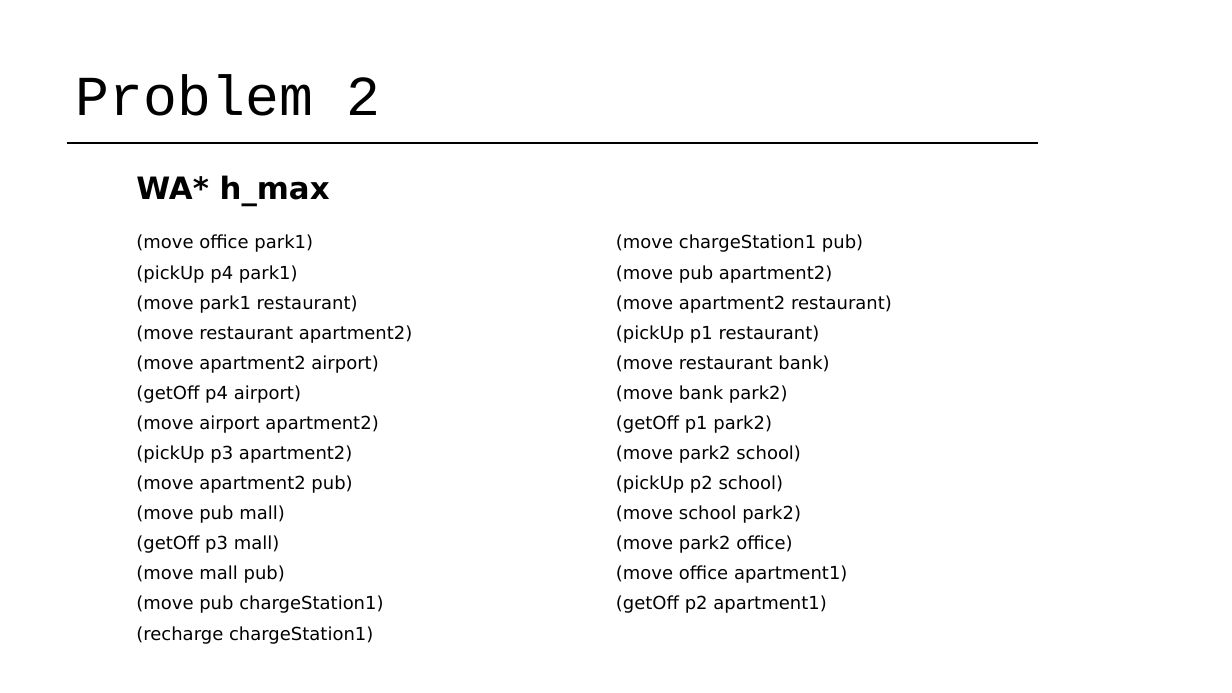
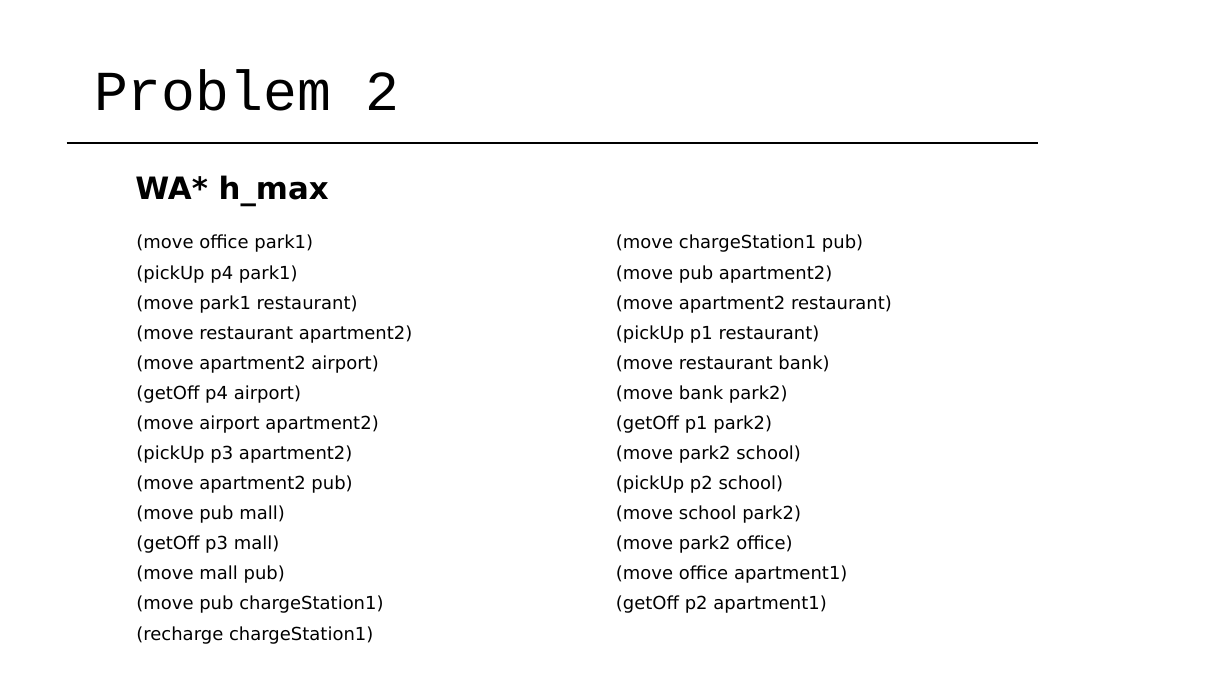
Before and after one commit to serenaragaglia/taxi_planning, a slide deck: slide 17 of documents/planning.pptx (slide 16 before the commit). Drawn at 1232x693 pixels with LibreOffice and Linux fonts; fonts in the diff are those of the drawing. Boxes give left, top, right and bottom in pixels: in the first picture for what was removed or moved away, otherwise in the second. Text is boxed around its words. In the diff, an @@ line names an element or a change of style, - is before the commit and + after.

```diff
--- a/documents/planning.pptx
+++ b/documents/planning.pptx
@@ text "Problem 2": place and size @@
-text "Problem 2" at [76, 74, 381, 116]
+text "Problem 2" at [94, 70, 399, 111]
```
Also in this commit, not shown: 6 other slides changed, 1 slide added, 1 other file.
